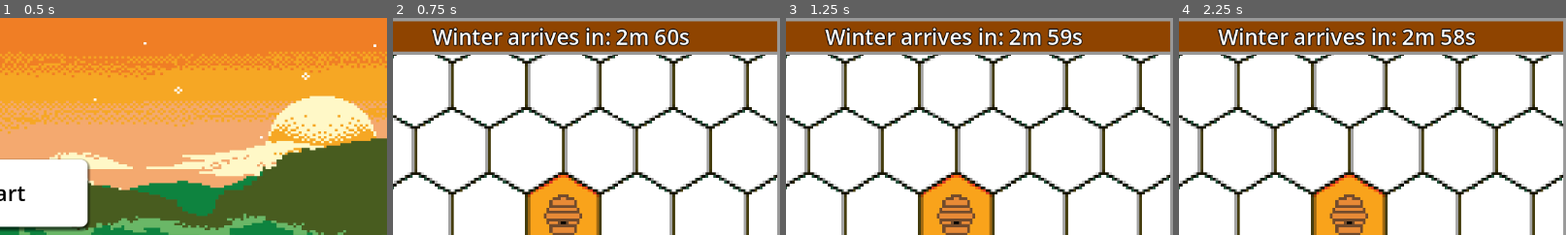
Above: before the commit, frames 1-4 (left to right).
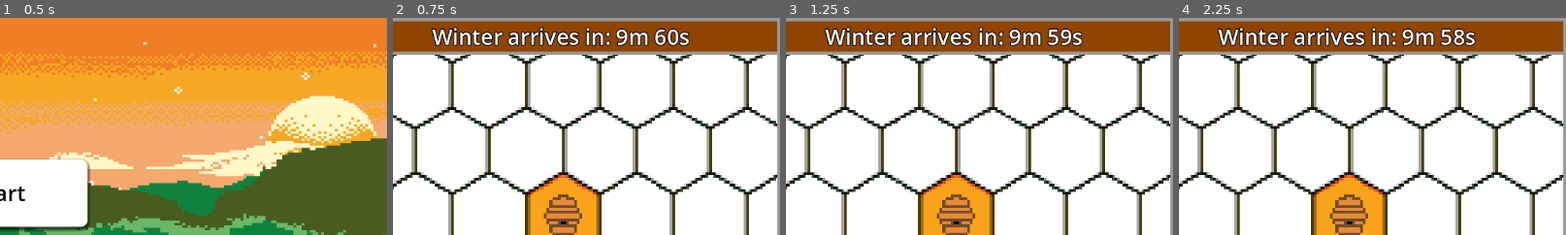
Above: after the commit, the same moments.

Repository: ARCsweden/GameJam2025Fall
Game: Godot game, scene res://Scenes/main_menu.tscn
Two runs of this game, one before a commit and one after it. Both use one fixed random seed, a clock stepped at 60 frames per second and the inputs below.
Inputs (mouse positions are % of the whole screen's width and height, from its top left):
- Up to frame 1 (0.5 s): no input
- Up to frame 2 (0.75 s): click "Start" at 0.5 s
- Up to frame 3 (1.25 s): no input
- Up to frame 4 (2.25 s): move the mouse to (72, 45) at 1.27 s; hold Right (right) 1.28-2.03 s; hold F (antenna) 1.28-2.03 s; click (72, 45) at 1.42 s; tap Space (flap) at 1.52, 1.82 s; move the mouse to (30, 55) at 2.02 s; hold Down (down) from 2.03 s (still down); tap R (comb) at 2.1 s
The pictures show only the part of the screen within x 50-100%, y 0-50%; the shares and areas given below are measured in that part.

Frame 1 is identical in both runs. In frame 2, 0.2% of the frame differs, in the area x 57-61%, y 5-13%; in frame 3, 0.2%; in frame 4, 0.2%.

Commit message:
Made game 10 min long

Diff:
--- a/dancing-queen/Scenes/GameNode.tscn
+++ b/dancing-queen/Scenes/GameNode.tscn
@@ -11,7 +11,7 @@
 
 [node name="GameNode" type="Node" node_paths=PackedStringArray("time_label")]
 script = ExtResource("1_hg0ag")
-time_to_winter = 180.0
+time_to_winter = 600.0
 time_label = NodePath("UI/UserInterface/HBox/RightScreen/HBoxContainer/MapArea/WinterCountdown")
 
 [node name="UI_UserInterface_HBox_RightScreen_MapArea#Panel" type="Panel" parent="."]
--- a/dancing-queen/Scripts/Constants.gd
+++ b/dancing-queen/Scripts/Constants.gd
@@ -13,4 +13,4 @@
 const CMD_MAX_TIME = 1.2
 const CMD_MIN_TIME = 0.8
 
-const STORE_GOAL = 300.0
+const STORE_GOAL = 600.0
